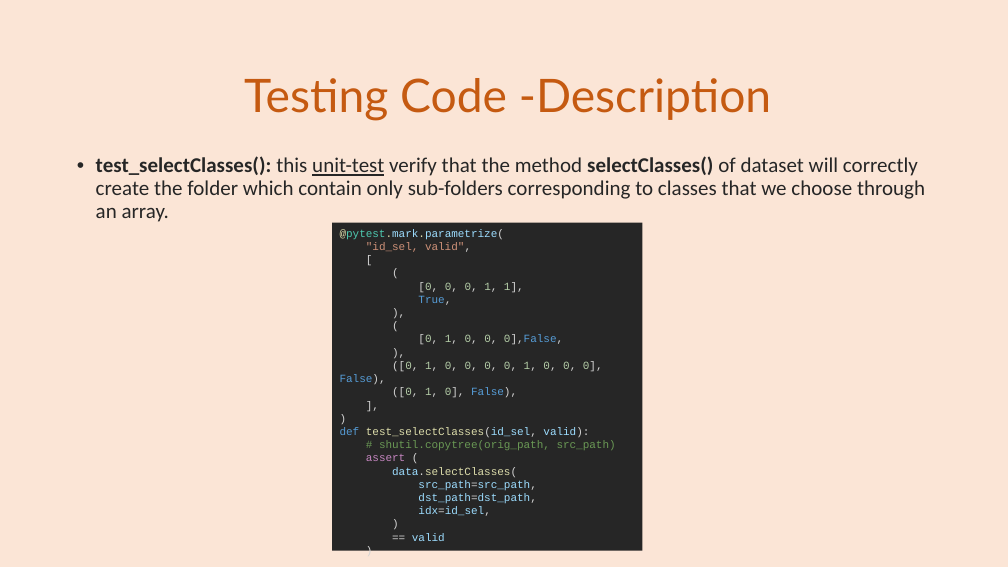
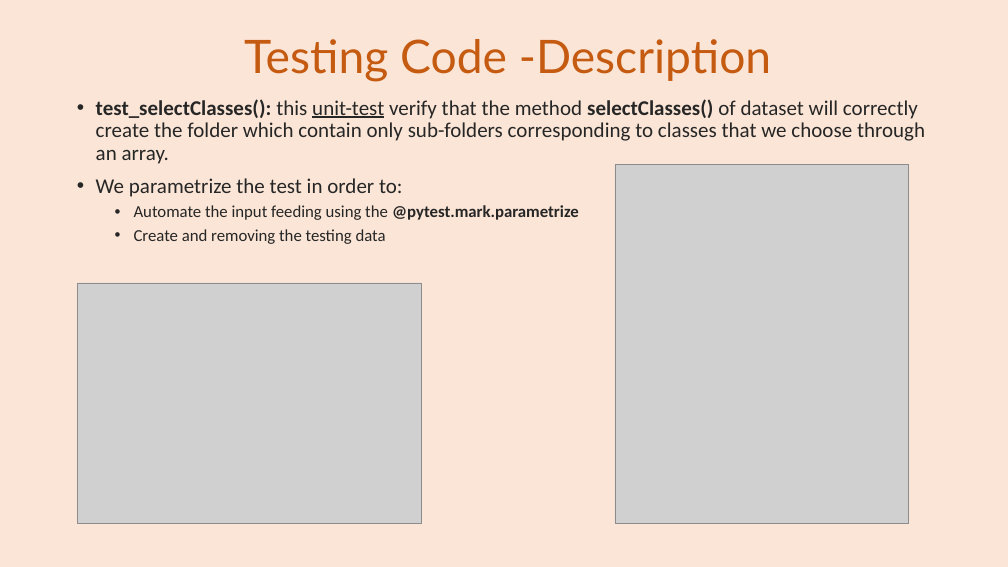
Before and after one commit to se4ai2223-uniba/architectural-style-recognition, a slide deck: slide 9 of docs/ArchiNet Team-Milestone 3.pptx. Drawn at 1008x567 pixels with LibreOffice and Linux fonts; fonts in the diff are those of the drawing; grey boxes stand for pictures. Boxes give left, top, right and bottom in pixels: in the first picture for what was removed or moved away, otherwise in the second. Text is boxed around its words. In the diff, an @@ line names an element or a change of style, - is before the commit and + after.

Commit message:
Powerpoint update

```diff
--- a/docs/ArchiNet Team-Milestone 3.pptx
+++ b/docs/ArchiNet Team-Milestone 3.pptx
@@ title "Testing Code -Description": place and size @@
-title "Testing Code -Description" at bbox=[244, 78, 771, 121]
+title "Testing Code -Description" at bbox=[244, 39, 771, 82]
@@ text "test_selectClasses(): this unit-test verify that ...": place and size @@
-text "test_selectClasses(): this unit-test verify that ..." at bbox=[96, 156, 925, 222]
+text "test_selectClasses(): this unit-test verify that ..." at bbox=[96, 99, 925, 244]
@@ text at bbox=[96, 178, 579, 244]: paragraphs added @@
+• We parametrize the test in order to:
+  • Automate the input feeding using the @pytest.mark.parametrize
+  • Create and removing the testing data
@@ picture added at bbox=[615, 165, 908, 523] @@
@@ rectangle removed at bbox=[332, 222, 643, 551] @@
-@pytest.mark.parametrize(
-"id_sel, valid",
-[
-(
-[0, 0, 0, 1, 1],
-True,
-),
-(
-[0, 1, 0, 0, 0],False,
-),
-([0, 1, 0, 0, 0, 0, 1, 0, 0, 0], False),
-([0, 1, 0], False),
-],
-)
-def test_selectClasses(id_sel, valid):
-# shutil.copytree(orig_path, src_path)
-assert (
-data.selectClasses(
-src_path=src_path,
-dst_path=dst_path,
-idx=id_sel,
-)
-== valid
-)
@@ picture added at bbox=[77, 283, 421, 523] @@
```
